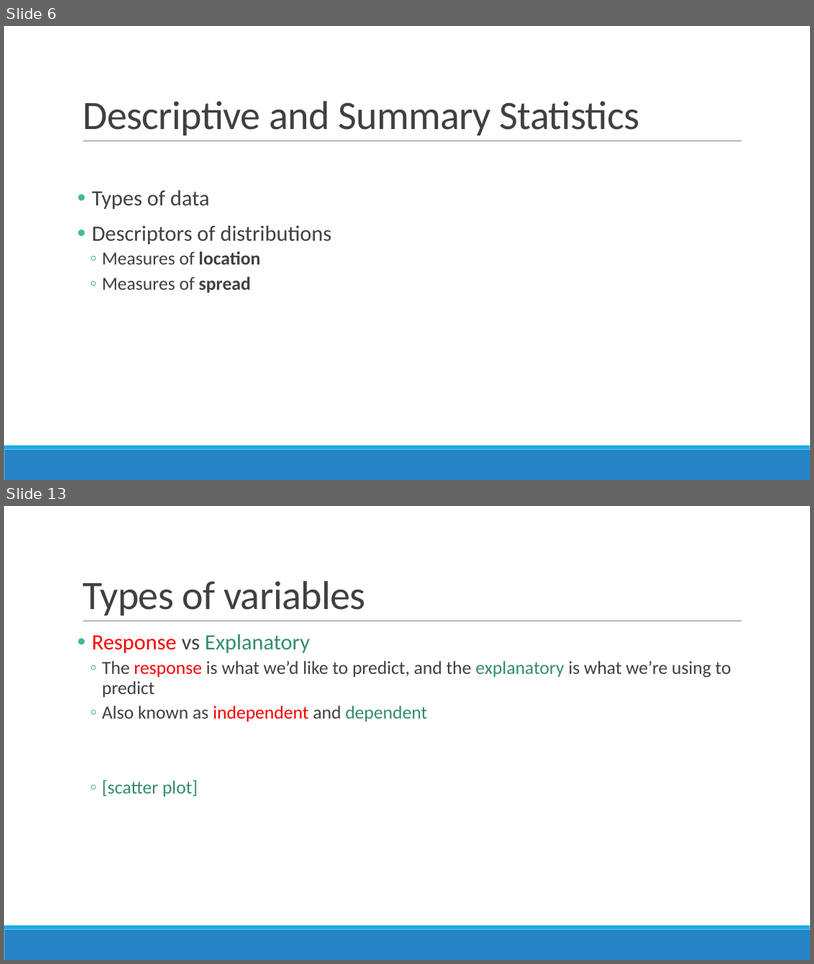
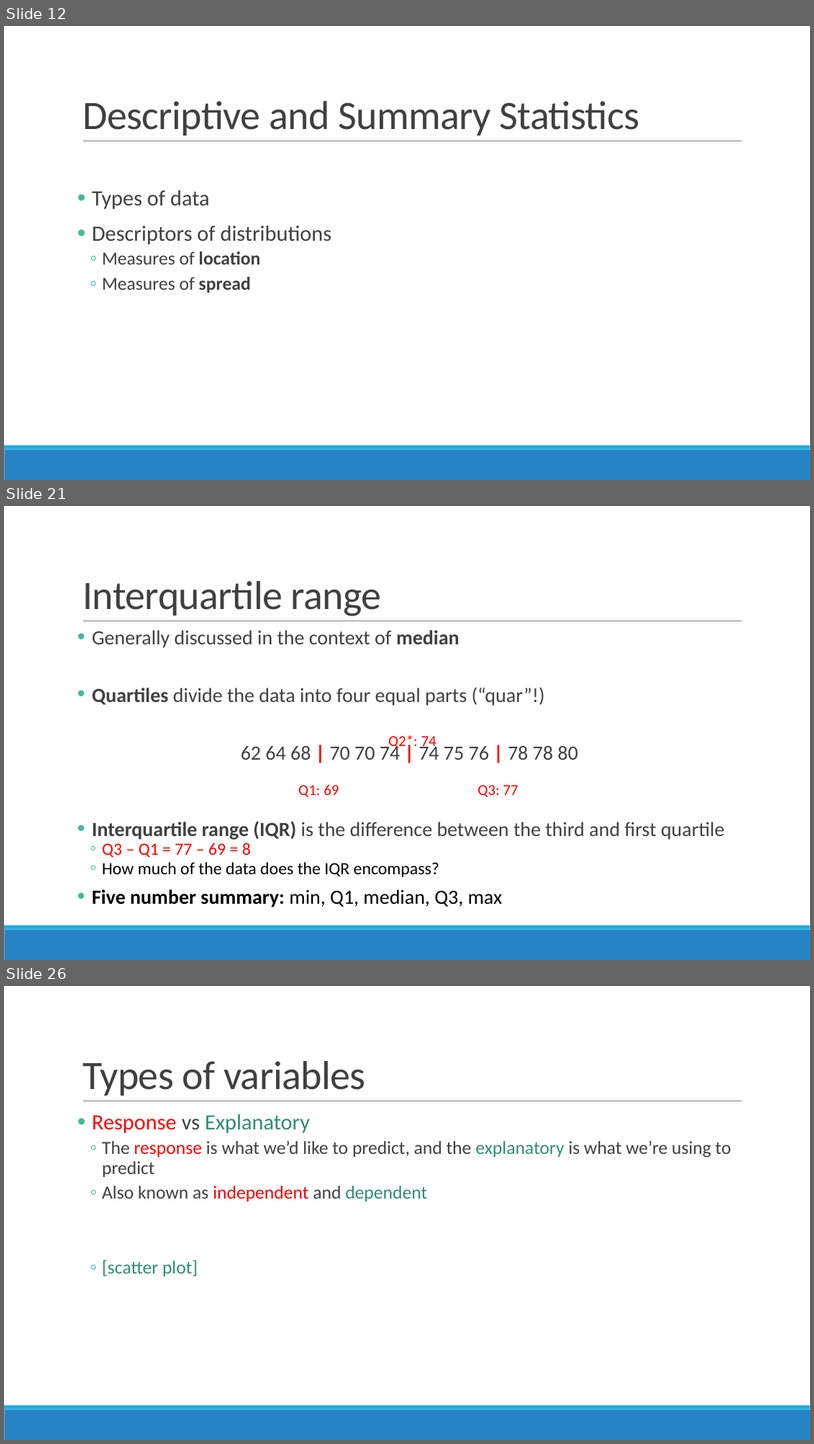
Before and after one commit to sjspielman/bio5312_fall2017, a slide deck: slides/intro.pptx. Shown one above the other, each under a label of ours: slides 6 and 13 before the commit, slides 12, 21 and 26 after it; the slides between them are not shown. The pictures are 814x964 and 814x1444 pixels, drawn with LibreOffice and Linux fonts; fonts in the diff are those of the drawing. Boxes give left, top, right and bottom in pixels: in the first picture for what was removed or moved away, otherwise in the second. Text is boxed around its words. In the diff, an @@ line names an element or a change of style, - is before the commit and + after.

```diff
--- a/slides/intro.pptx
+++ b/slides/intro.pptx
@@ slide 21 added at [4,506,810,960], background #FFFFFF; not listed: 3 template elements that a slide beside it also shows @@
@@ title added at [82,581,382,616], 48 pt, text #404040 @@
+Interquartile range
@@ text added at [92,630,725,907], 24.1 pt, text #404040 @@
+• Generally discussed in the context of median
+• Quartiles divide the data into four equal parts (“quar”!)
+62 64 68 | 70 70 74 | 74 75 76 | 78 78 80
+• Interquartile range (IQR) is the difference between the third and first quartile
+  ◦ Q3 – Q1 = 77 – 69 = 8
+  ◦ How much of the data does the IQR encompass?
+• Five number summary: min, Q1, median, Q3, max
@@ text added at [388,735,437,750], 18 pt, text #FF0000 @@
+Q2*: 74
@@ text added at [298,784,339,797], 18 pt, text #FF0000 @@
+Q1: 69
@@ text added at [478,785,518,797], 18 pt, text #FF0000 @@
+Q3: 77
@@ what was slide 6 is now slide 12 @@
@@ what was slide 13 is now slide 26 @@
```
Also in this commit, not shown: 7 slides changed, 13 other slides added, 1 slide removed, 7 other files.
